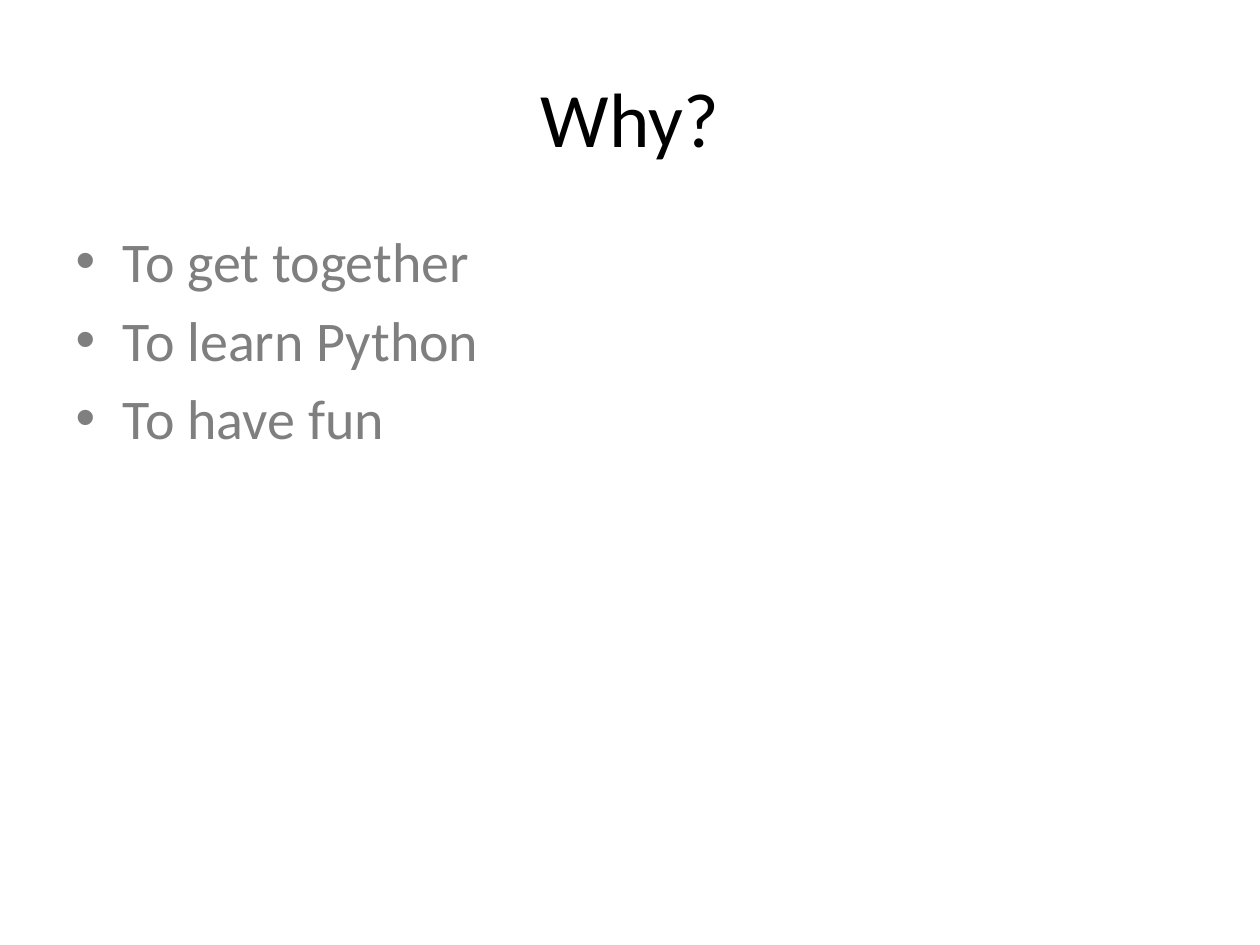
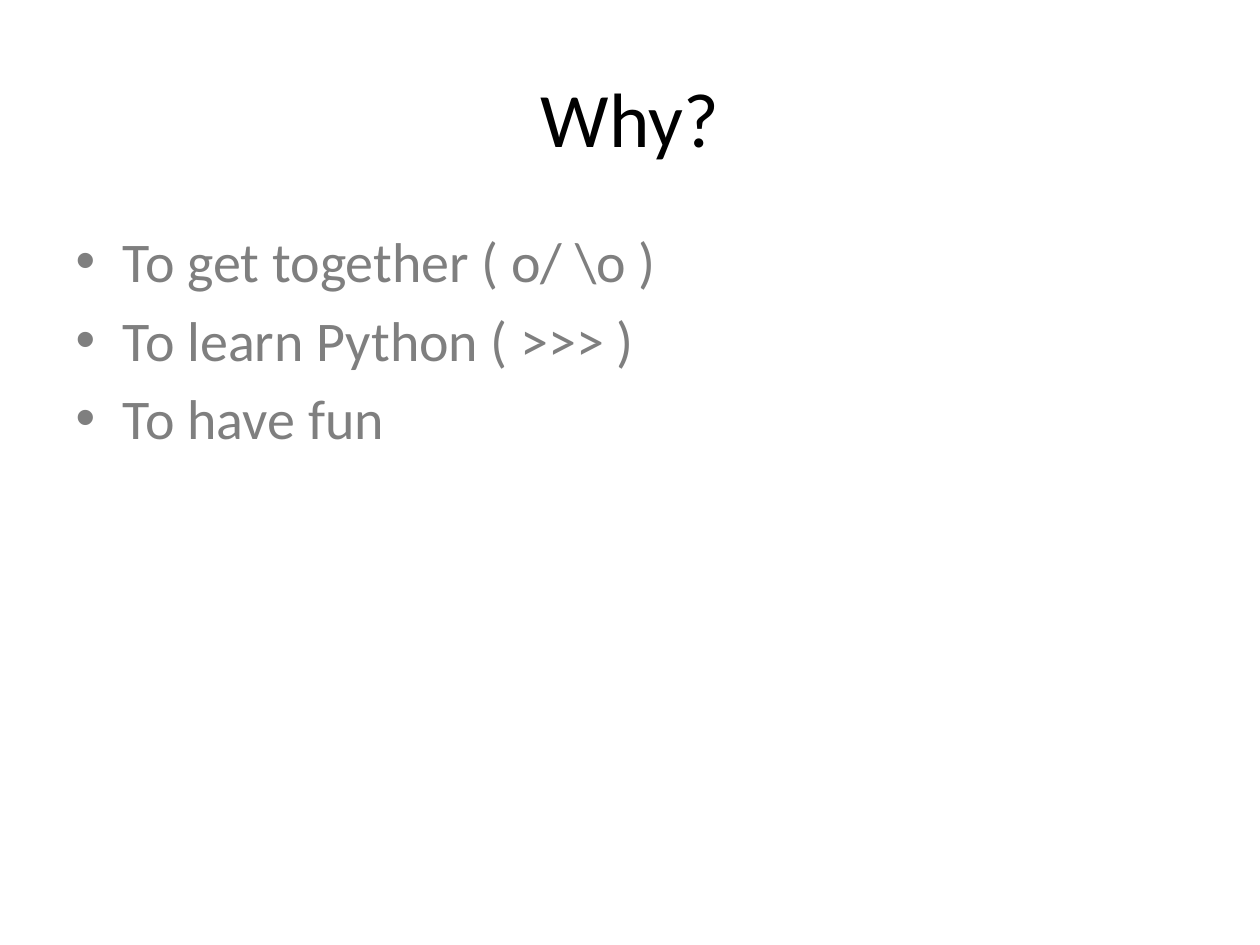
Before and after one commit to DCPython/generic-meetup-slides, a slide deck: slide 13 of DC Python Generic Meetup Slides.pptx (slide 3 before the commit). Drawn at 1260x945 pixels with LibreOffice and Linux fonts; fonts in the diff are those of the drawing. Boxes give left, top, right and bottom in pixels: in the first picture for what was removed or moved away, otherwise in the second. Text is boxed around its words. In the diff, an @@ line names an element or a change of style, - is before the commit and + after.

```diff
--- a/DC Python Generic Meetup Slides.pptx
+++ b/DC Python Generic Meetup Slides.pptx
@@ text at <box>123,243,626,370</box>: text changed @@
-• To get together
-• To learn Python
+• To get together ( o/ \o )
+• To learn Python ( >>> )
```
Also in this commit, not shown: 2 other slides changed, 13 slides added.
